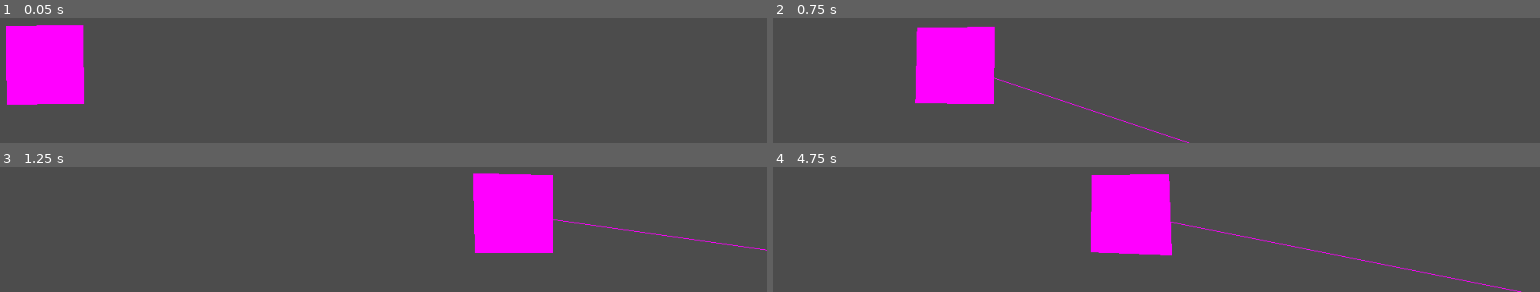
Above: before the commit, frames 1-4 (two rows, left to right).
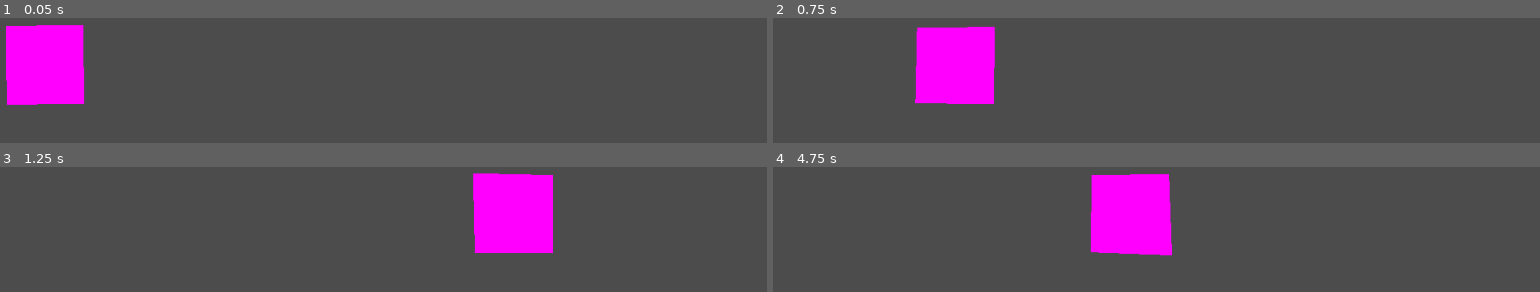
Above: after the commit, the same moments.

Repository: sustainablelab/eat-and-poop
Game: Godot game, scene res://scenes/Player.tscn
The game is run twice, just before and just after one commit, with the same random seed, the same clock (stepped at 60 frames per second) and the same inputs. This scene is started directly instead of the project's main scene.
Inputs:
- Up to frame 1 (0.05 s): no input
- Up to frame 2 (0.75 s): tap Enter at 0.5 s; hold Right (ui_right) from 0.53 s (still down)
- Up to frame 3 (1.25 s): keep holding Right (ui_right)
- Up to frame 4 (4.75 s): release Right (ui_right) at 1.28 s; hold Down (ui_down) 1.28-2.03 s; tap Space at 2, 3.5 s; hold Right (ui_right) 2.03-2.78 s; tap Enter at 2.75 s; hold Up (ui_up) 2.78-3.53 s; hold Left (ui_left) from 3.53 s (still down)

Frame 1 is identical in both runs. In frame 2, 0.3% of the frame differs, in the area x 28-55%, y 47-100%; in frame 3, 0.3%; in frame 4, 0.5%, in the area x 51-98%, y 44-100%.

Commit message:
Collision works: players are obstacles to other players

Diff:
--- a/scripts/HitBox.gd
+++ b/scripts/HitBox.gd
@@ -43,25 +43,3 @@
 # func _on_area_entered(area):
 # 	print("This Area entered me:")
 # 	print(area)
-
-# DEBUGGING
-# Draw the hitbox collision area so I can debug collisions.
-func _draw():
-	print("Draw hitbox")
-	draw_hitbox()
-
-
-func draw_hitbox() -> void:
-	draw_colored_polygon(square(), ColorN("cyan", 0.5))
-
-func square() -> PoolVector2Array:
-	# Define the vertices
-	var points: PoolVector2Array = PoolVector2Array()
-	# get center x,y, assume 0,0 for now
-	var x:float = 0
-	var y:float = 0
-	points.append(Vector2(x-half_extents.x,y-half_extents.y))
-	points.append(Vector2(x-half_extents.x,y+half_extents.y))
-	points.append(Vector2(x+half_extents.x,y+half_extents.y))
-	points.append(Vector2(x+half_extents.x,y-half_extents.y))
-	return points
--- a/scripts/Player.gd
+++ b/scripts/Player.gd
@@ -146,60 +146,31 @@
 				# print(Input.get_joy_name(self.device_num))
 				# print(Input.get_joy_axis(self.device_num, 0))
 
+
 # Update position when the Player moves its block.
 var speed: float
 
-func _draw() -> void:
-	draw_line(
-		player_ray.position, # from
-		player_ray.cast_to, # to
-		color # color
-		)
-
-func ray_viz() -> void:
-	# Draw a line visualizing where the RayCast is.
-	update()
 
 func move(direction: Vector2 ) -> void:
-	# TODO:
-	# Add code to draw the RayCast2D to help with debugging this weird behavior!
-	var destination
-	destination = position + (direction * grid.size)
-	print("Player position: {p}".format({"p":position}))
-	print("Player destination: {d}".format({"d":destination}))
-	# TODO: ray cast to test for collision before moving
-	player_ray.cast_to = destination
-	# print("Ray position: {p}".format({"p":player_ray.position}))
-	# print("Ray destination: {d}".format({"d":player_ray.cast_to}))
-	ray_viz()
+	# Ray cast to test for collision before moving
+	var relative_movement = (direction * grid.size)
+	var destination = position + relative_movement
+	player_ray.cast_to = relative_movement
 	player_ray.force_raycast_update()
-
-	var is_colliding = player_ray.is_colliding()
-	print("Expect collision? {b}".format({"b":is_colliding}))
-
-	if is_colliding:
-		var collision_point: Vector2 = player_ray.get_collision_point()
-		print("Collision point: {p}".format({"p":collision_point}))
-		print("Collision normal: {n}".format({"n":player_ray.get_collision_normal()}))
-		print("Collider: {c}".format({"c":player_ray.get_collider().area_name}))
-		print("Collider size: {c}".format({"c":player_ray.get_collider().half_extents*2}))
-
-		# if position == collision_point:
-		# 	# Ignore collision when another player is somehow in the square
-		# 	# this player is already in.
-		# 	pass
-		# else:
-			# print("Collision: can't go to: {d}".format({"d":destination}))
-
-		print("Collision: can't go to: {d}".format({"d":destination}))
+	if player_ray.is_colliding():
+		# Some values I might want to use later.
+		# var collision_point: Vector2 = player_ray.get_collision_point()
+		# var collision_normal: Vector2 = player_ray.get_collision_normal()
+		# var collider_name: String = player_ray.get_collider().area_name
+		# var collider_size: Vector2 = player_ray.get_collider().half_extents*2
+
 		# Do a motion tween, but don't go anywhere.
 		destination = position
 
-		# Reset collision to false? Nope, doesn't help.
-		# player_ray.cast_to = position
-		# player_ray.force_raycast_update()
-
-	# Next tile is available, go ahead and move there.
+	# At this point, the player is still going to show an "attempt" to move. If
+	# there was a collision, the player will not move anywhere. If not, the
+	# player will move there.
+
 	# Move one tile. Basically do this:
 	# position += direction * grid.size
 	# But use a Tween for animating motion between tiles.
@@ -239,8 +210,6 @@
 
 	# DEBUGGING
 	# print("tween start:")
-	# print("\tplayer_block.top_left = {v}".format({"v":player_block.top_left}))
-	# print("\tself.position = {v}".format({"v":self.position}))
 
 
 func _on_smooth_move_completed(_object, _key): # _vars are unused
@@ -249,20 +218,17 @@
 
 	# DEBUGGING
 	# print("tween stop:")
-	# print("\tplayer_block.top_left = {v}".format({"v":player_block.top_left}))
-	# print("\tself.position = {v}".format({"v":self.position}))
 
 
 func _on_area_entered(area):
-	# Get thrown back if standing still.
+	# TODO: Get thrown back if standing still.
 	if not is_moving:
+		# Use get_collision_normal to find out the Vector2 of the attacker.
 		# Placeholder: always move right
-		# self.move(Vector2.RIGHT)
+		self.move(Vector2.RIGHT)
 		pass
-		# TODO: how do I find out the Vector2 of the attacker?
-		# Use RayCast2D: get_collision_normal
-
-	# Only print a message for the player trying to move.
+
+	# Only print a message for the player that caused the collision.
 	# DEBUGGING
 	print("{a} entered by {b}.".format({"a":player_hitbox.area_name, "b":area.area_name}))
 	# Example:
--- a/scripts/World.gd
+++ b/scripts/World.gd
@@ -164,6 +164,10 @@
 		# do nothing, so there is nothing to do to "revive" the
 		# player. They reconnect their joystick and they can move
 		# again.
+		# TODO: change to property "player.connected" and
+		# `Player` should be the one to interpret this as a
+		# change in alpha. `World` should not know how `Player`
+		# visualizes itself with `Block`.
 		players[player_index].player_block.color.a = 1
 		return
 
@@ -203,13 +207,17 @@
 		"yellow",
 		"lightsalmon",
 		]
+	# DEBUGGING COLLSIONS: Debug -> Visible Collision Shapes
+	# alpha < 1 to see Player's Area2D.
+	# var alpha = 1.0 # build
+	var alpha = 0.3 # debug
 	# TODO: Why a dict? Make this an Array.
 	# Set the player's color
 	var color_dict: Dictionary = {
-		0: ColorN(colornames[0], 1), # color, alpha
-		1: ColorN(colornames[1], 1), # color, alpha
-		2: ColorN(colornames[2], 1), # color, alpha
-		3: ColorN(colornames[3], 1), # color, alpha
+		0: ColorN(colornames[0], alpha), # color, alpha
+		1: ColorN(colornames[1], alpha), # color, alpha
+		2: ColorN(colornames[2], alpha), # color, alpha
+		3: ColorN(colornames[3], alpha), # color, alpha
 		}
 	player.color = color_dict[player_index]
 	# Identify players by their color.
